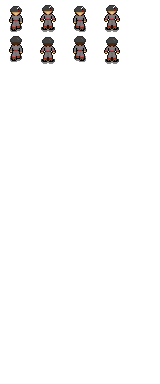
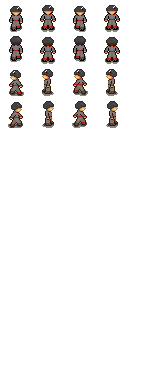
Layer changes from the first (160, 384) image to the second:
painted on "Layer 0" over [8, 26, 118, 128]
